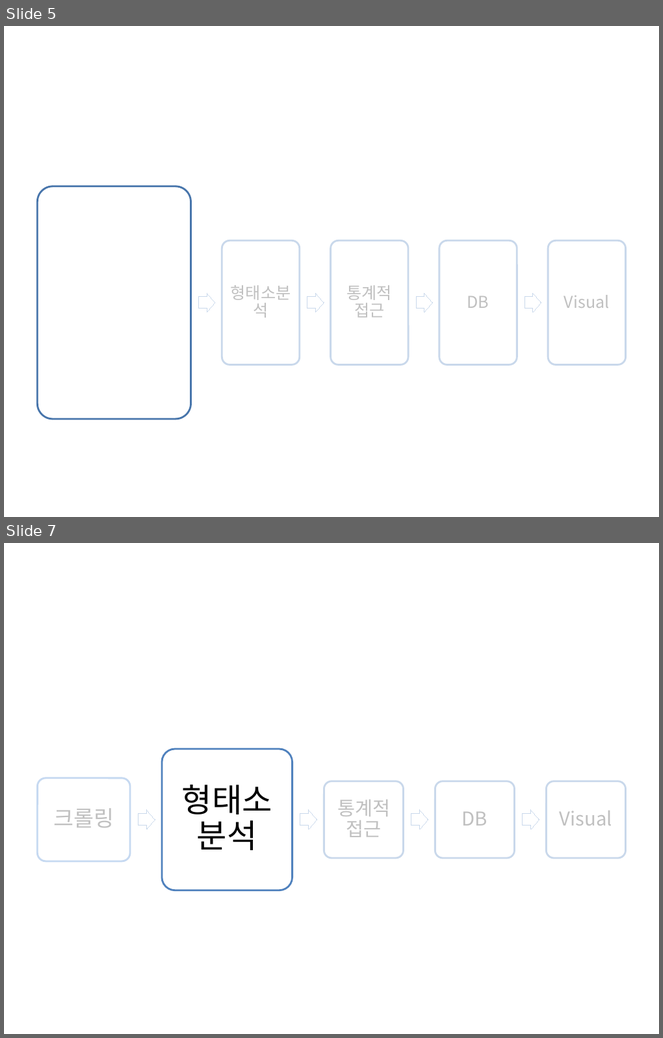
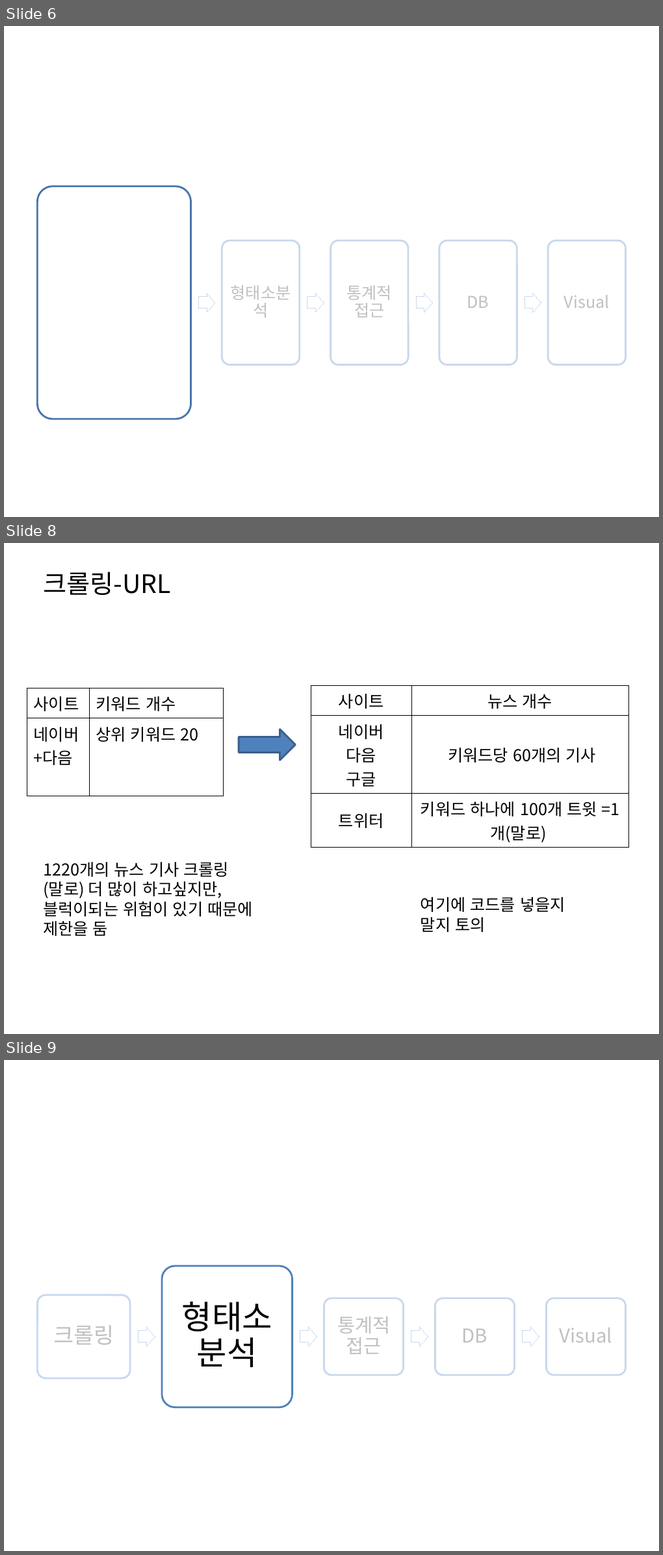
Before and after one commit to HaYongdae/issuewhatshow, a slide deck: doc/최종 PPT.pptx. Shown one above the other, each under a label of ours: slides 5 and 7 before the commit, slides 6, 8 and 9 after it; the slides between them are not shown. The pictures are 663x1038 and 663x1555 pixels, drawn with LibreOffice and Linux fonts; fonts in the diff are those of the drawing. Boxes give left, top, right and bottom in pixels: in the first picture for what was removed or moved away, otherwise in the second. Text is boxed around its words. In the diff, an @@ line names an element or a change of style, - is before the commit and + after.

```diff
--- a/doc/최종 PPT.pptx
+++ b/doc/최종 PPT.pptx
@@ slide 8 added at bbox=[4, 543, 659, 1034], background #FFFFFF @@
@@ title added at bbox=[43, 572, 170, 595], 28 pt, text #000000 @@
+크롤링-URL
@@ table added at bbox=[27, 688, 223, 819], 2 rows, 2 columns @@
+사이트 | 키워드 개수
+네이버+다음 | 상위 키워드 20
@@ table added at bbox=[311, 686, 629, 845], 3 rows, 2 columns @@
+사이트 | 뉴스 개수
+네이버 / 다음 / 구글 | 키워드당 60개의 기사
+트위터 | 키워드 하나에 100개 트윗 =1개(말로)
@@ right arrow added at bbox=[239, 729, 296, 760], fill #4F81BD, outline #3A5F8C 2 pt @@
@@ text added at bbox=[43, 862, 253, 936], 18 pt, text #000000 @@
+1220개의 뉴스 기사 크롤링
+(말로) 더 많이 하고싶지만, 블럭이되는 위험이 있기 때문에 제한을 둠
@@ text added at bbox=[421, 897, 566, 932], 18 pt, text #000000 @@
+여기에 코드를 넣을지
+말지 토의
@@ what was slide 5 is now slide 6 @@
@@ what was slide 7 is now slide 9 @@
```
Also in this commit, not shown: 4 slides changed, 15 other slides added, 3 slides removed.
